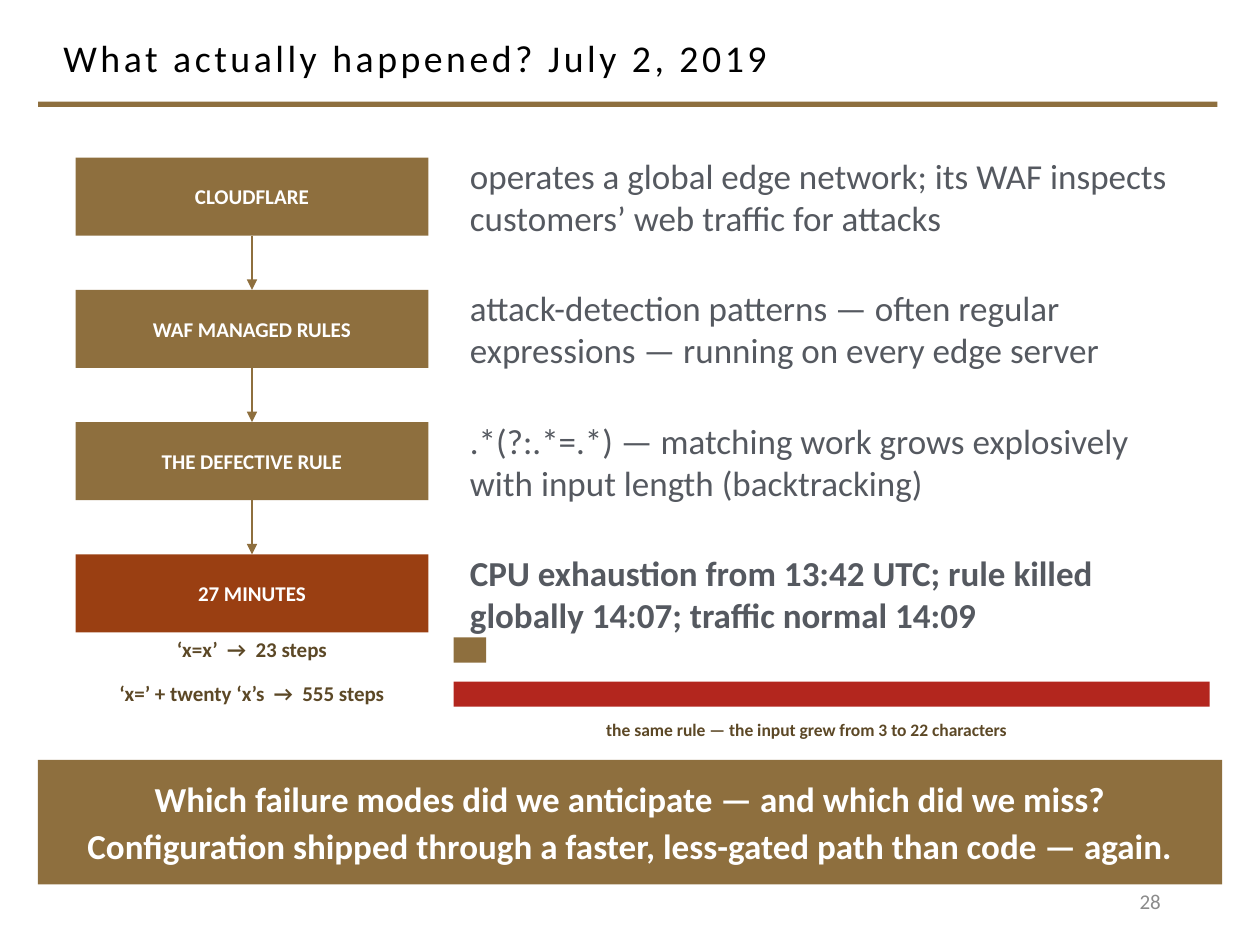
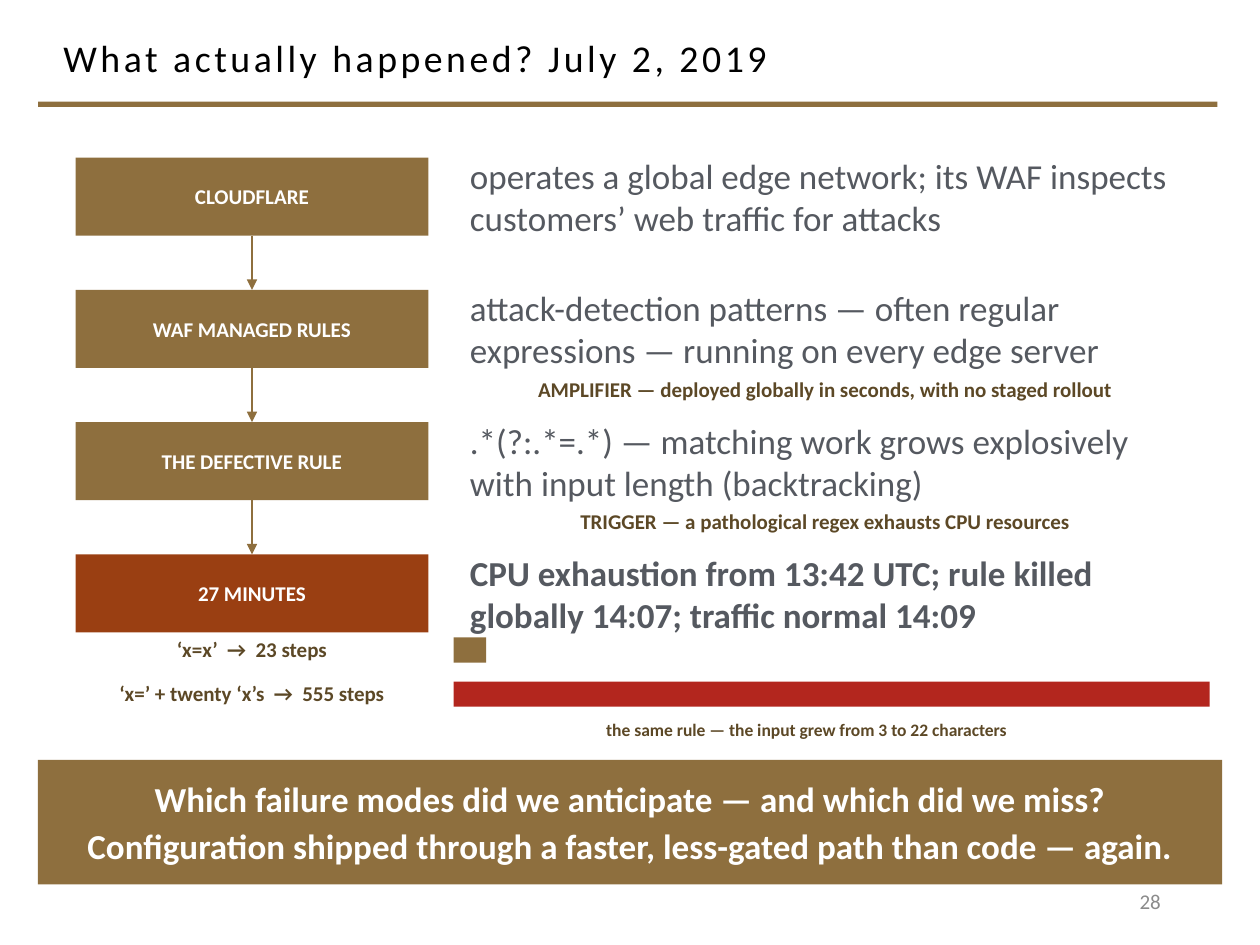
Before and after one commit to davisjam/model-based-agentic-software-engineering, a slide deck: slide 28 of book/_design/2-4-redux-build/2-4-redux-WIP.pptx. Drawn at 1260x945 pixels with LibreOffice and Linux fonts; fonts in the diff are those of the drawing; background and template pictures are left out. Boxes give left, top, right and bottom in pixels: in the first picture for what was removed or moved away, otherwise in the second. Text is boxed around its words. In the diff, an @@ line names an element or a change of style, - is before the commit and + after.

```diff
--- a/book/_design/2-4-redux-build/2-4-redux-WIP.pptx
+++ b/book/_design/2-4-redux-build/2-4-redux-WIP.pptx
@@ text added at bbox=[538, 382, 1112, 401], 12 pt, text #5C4826, bold @@
+AMPLIFIER — deployed globally in seconds, with no staged rollout
@@ text added at bbox=[580, 514, 1069, 533], 12 pt, text #5C4826, bold @@
+TRIGGER — a pathological regex exhausts CPU resources
```
Also in this commit, not shown: 4 other slides changed, 3 other files.
